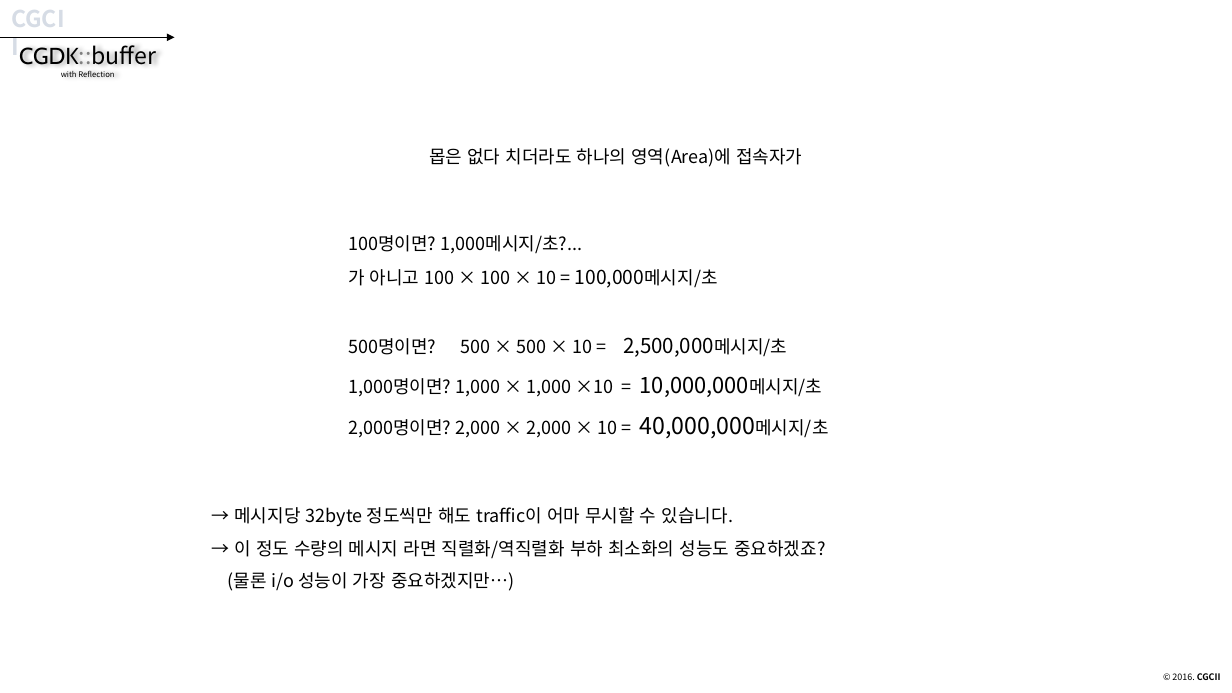
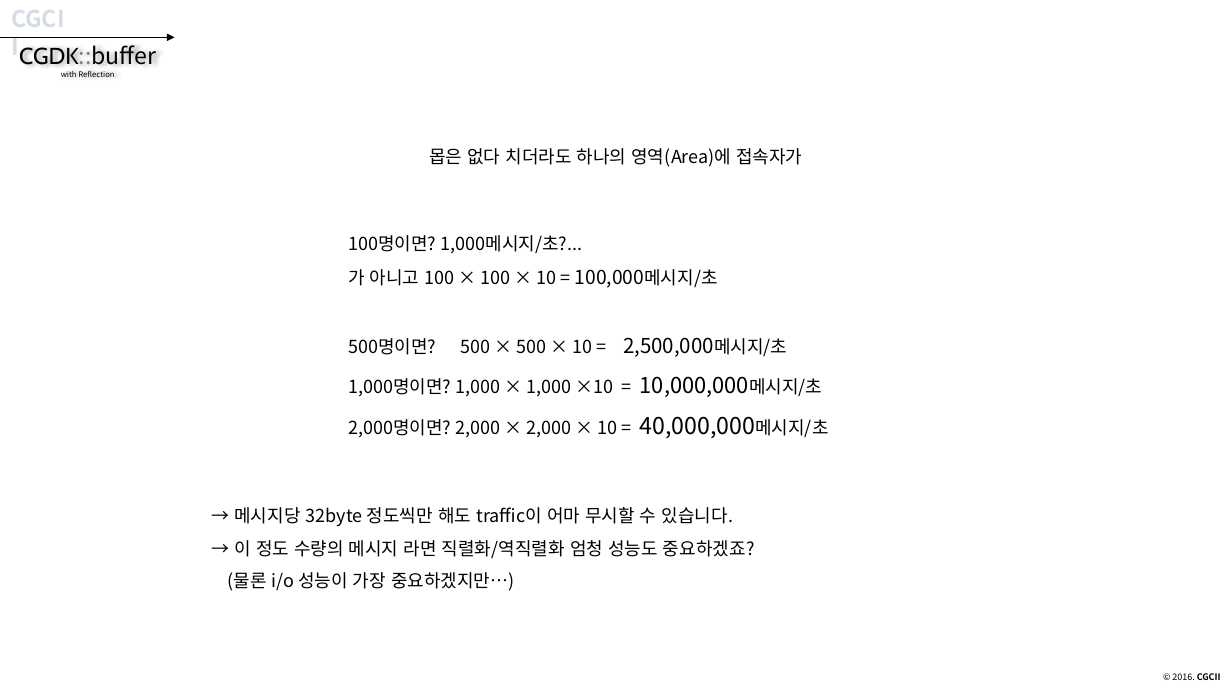
Before and after one commit to CGLabs/CGDK.buffer, a slide deck: slide 12 of C++/document/intruduce_CGDK.buffer.pptx. Drawn at 1232x693 pixels with LibreOffice and Linux fonts; fonts in the diff are those of the drawing. Boxes give left, top, right and bottom in pixels: in the first picture for what was removed or moved away, otherwise in the second. Text is boxed around its words. In the diff, an @@ line names an element or a change of style, - is before the commit and + after.

Commit message:
document update

```diff
--- a/C++/document/intruduce_CGDK.buffer.pptx
+++ b/C++/document/intruduce_CGDK.buffer.pptx
@@ text at (x1=228, y1=540, x2=755, y2=591): text changed @@
-→ 이 정도 수량의 메시지 라면 직렬화/역직렬화 부하 최소화의 성능도 중요하겠죠?
-(물론 i/o 성능이 가장 중요하겠지만…)
+→ 이 정도 수량의 메시지 라면 직렬화/역직렬화 엄청 성능도 중요하겠죠?
+(물론 i/o 성능이 가장 중요하겠지만…)
```
